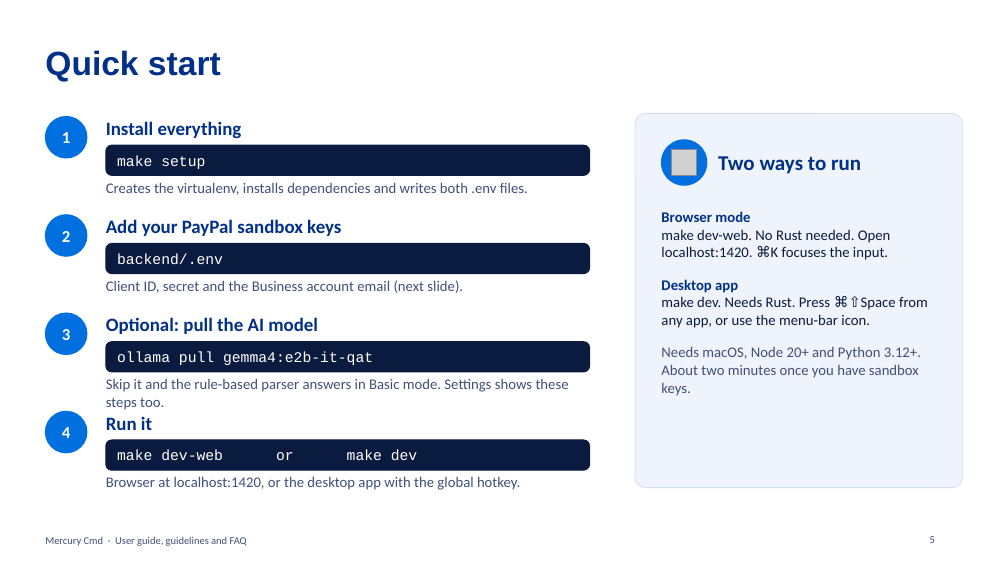
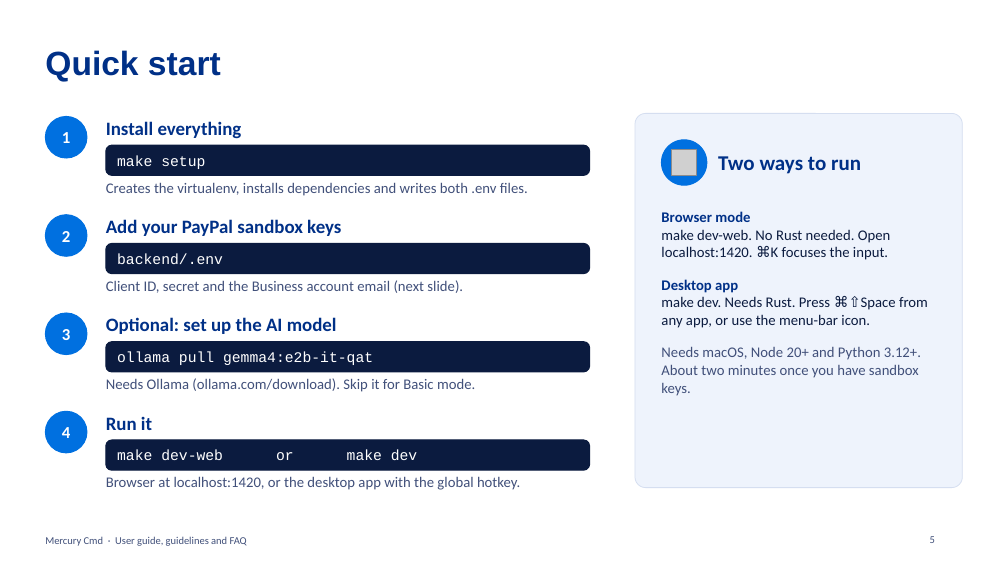
Before and after one commit to vignarajj/mercury_cmd_paypal, a slide deck: slide 5 of docs/Mercury-Cmd-Guide.pptx. Drawn at 1008x567 pixels with LibreOffice and Linux fonts; fonts in the diff are those of the drawing; grey boxes stand for pictures. Boxes give left, top, right and bottom in pixels: in the first picture for what was removed or moved away, otherwise in the second. Text is boxed around its words. In the diff, an @@ line names an element or a change of style, - is before the commit and + after.

Commit message:
feat: show unusable Ollama models with the reason, add an Ollama setup guide
Settings now lists every model Ollama has: local chat models can be chosen, the
rest (cloud and embedding models) are shown with why they cannot be used. A
four-step guide covers installing Ollama, starting it, pulling the model and
checking it, and opens by itself when no model is ready. README, spec, testing
matrix, guide deck and screenshots updated.

```diff
--- a/docs/Mercury-Cmd-Guide.pptx
+++ b/docs/Mercury-Cmd-Guide.pptx
@@ text at box(106, 317, 337, 334): text changed @@
-Optional: pull the AI model
+Optional: set up the AI model
@@ text at box(106, 378, 475, 392): text changed @@
-Skip it and the rule-based parser answers in Basic mode. Settings shows these steps too.
+Needs Ollama (ollama.com/download). Skip it for Basic mode.
```
Also in this commit, not shown: 1 other slide changed, 18 other files.
